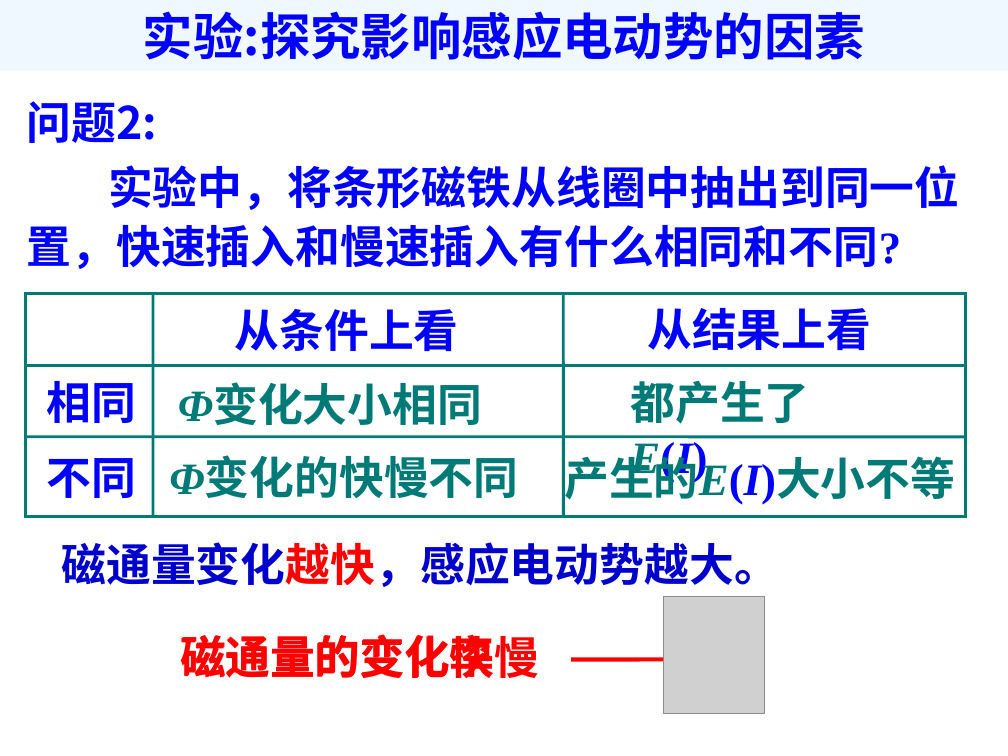
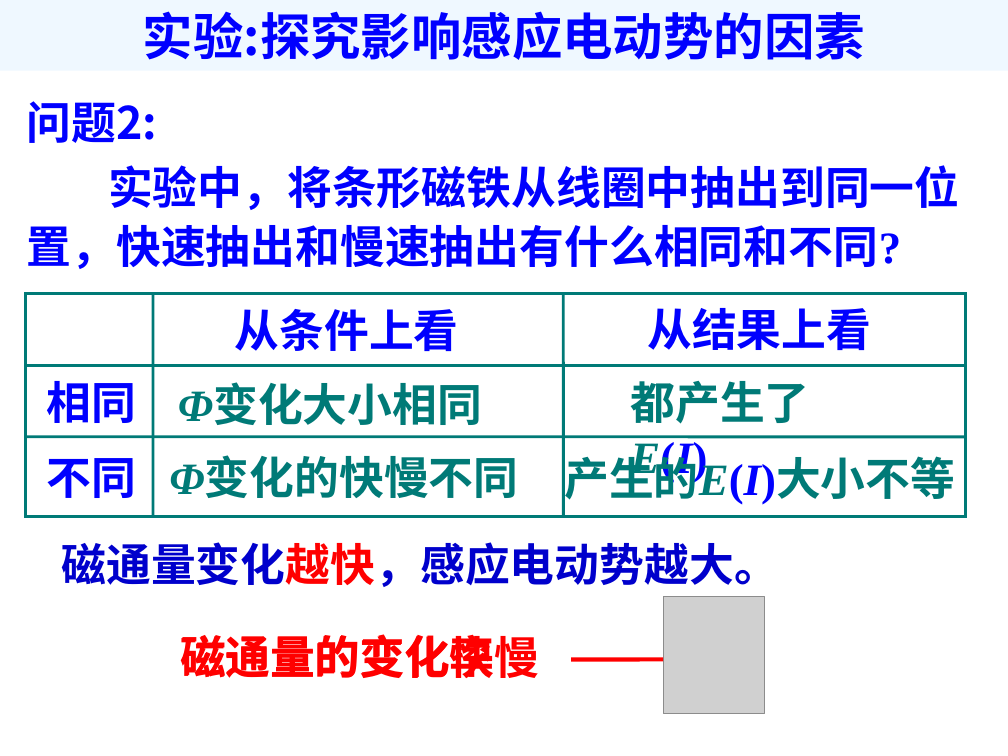
Before and after one commit to saddestboy/wuli2, a slide deck: slide 5 of 4.4 法拉第电磁感应定律/4.4 法拉第电磁感应定律.ppt. Drawn at 1008x756 pixels with LibreOffice and Linux fonts; fonts in the diff are those of the drawing; grey boxes stand for pictures; background and template pictures are left out. Boxes give left, top, right and bottom in pixels: in the first picture for what was removed or moved away, otherwise in the second. Text is boxed around its words. In the diff, an @@ line names an element or a change of style, - is before the commit and + after.

```diff
--- a/4.4 法拉第电磁感应定律/4.4 法拉第电磁感应定律.ppt
+++ b/4.4 法拉第电磁感应定律/4.4 法拉第电磁感应定律.ppt
@@ text at [27, 165, 960, 269]: text changed @@
-实验中，将条形磁铁从线圈中抽出到同一位置，快速插入和慢速插入有什么相同和不同?
+实验中，将条形磁铁从线圈中抽出到同一位置，快速抽出和慢速抽出有什么相同和不同?
```
Also in this commit, not shown: 2 other slides changed, 1 other file.
